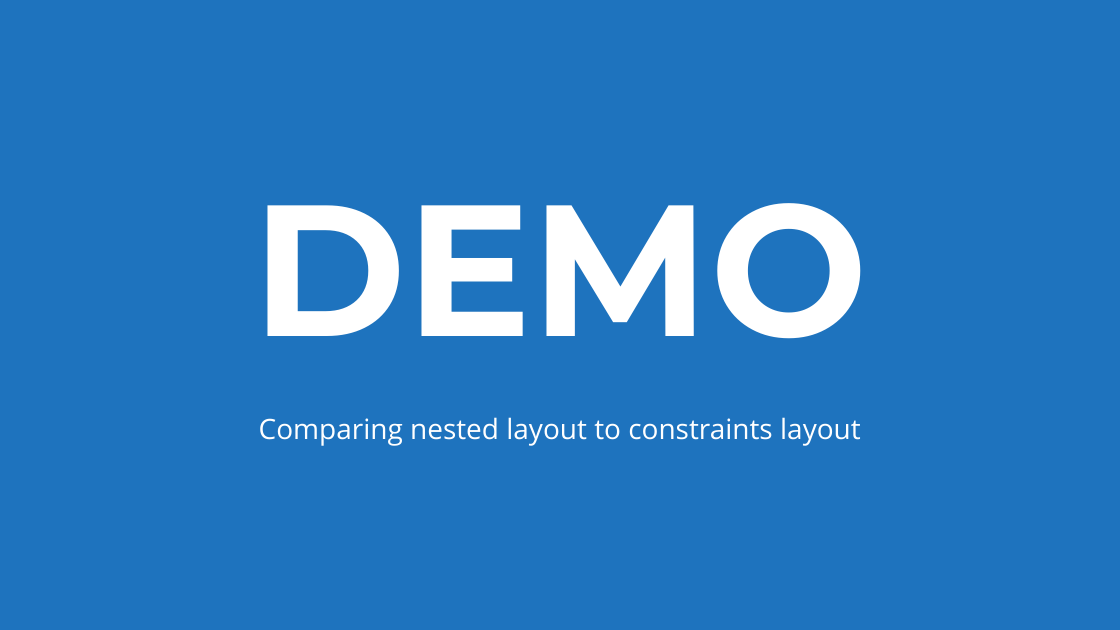
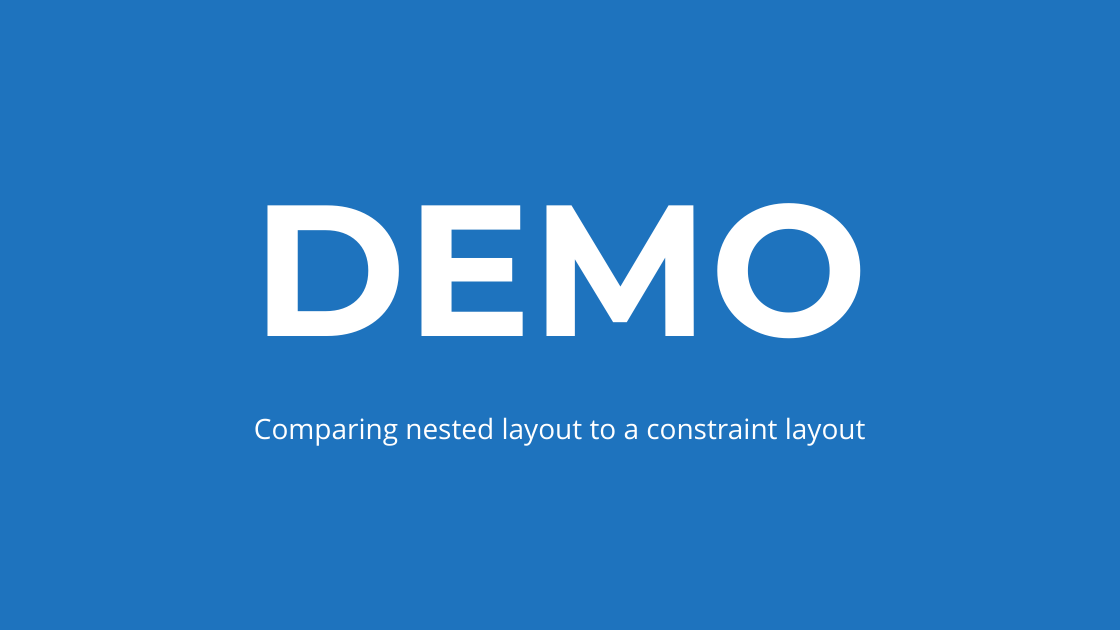
Before and after one commit to Cheesebaron/android-layout-perf, a slide deck: slide 9 of Slides/Debugging Android UI.pptx. Drawn at 1120x630 pixels with LibreOffice and Linux fonts; fonts in the diff are those of the drawing. Boxes give left, top, right and bottom in pixels: in the first picture for what was removed or moved away, otherwise in the second. Text is boxed around its words. In the diff, an @@ line names an element or a change of style, - is before the commit and + after.

```diff
--- a/Slides/Debugging Android UI.pptx
+++ b/Slides/Debugging Android UI.pptx
@@ text at [254,417,866,446]: text changed @@
-Comparing nested layout to constraints layout
+Comparing nested layout to a constraint layout
```
Also in this commit, not shown: 1 other slide changed, 1 other file.
